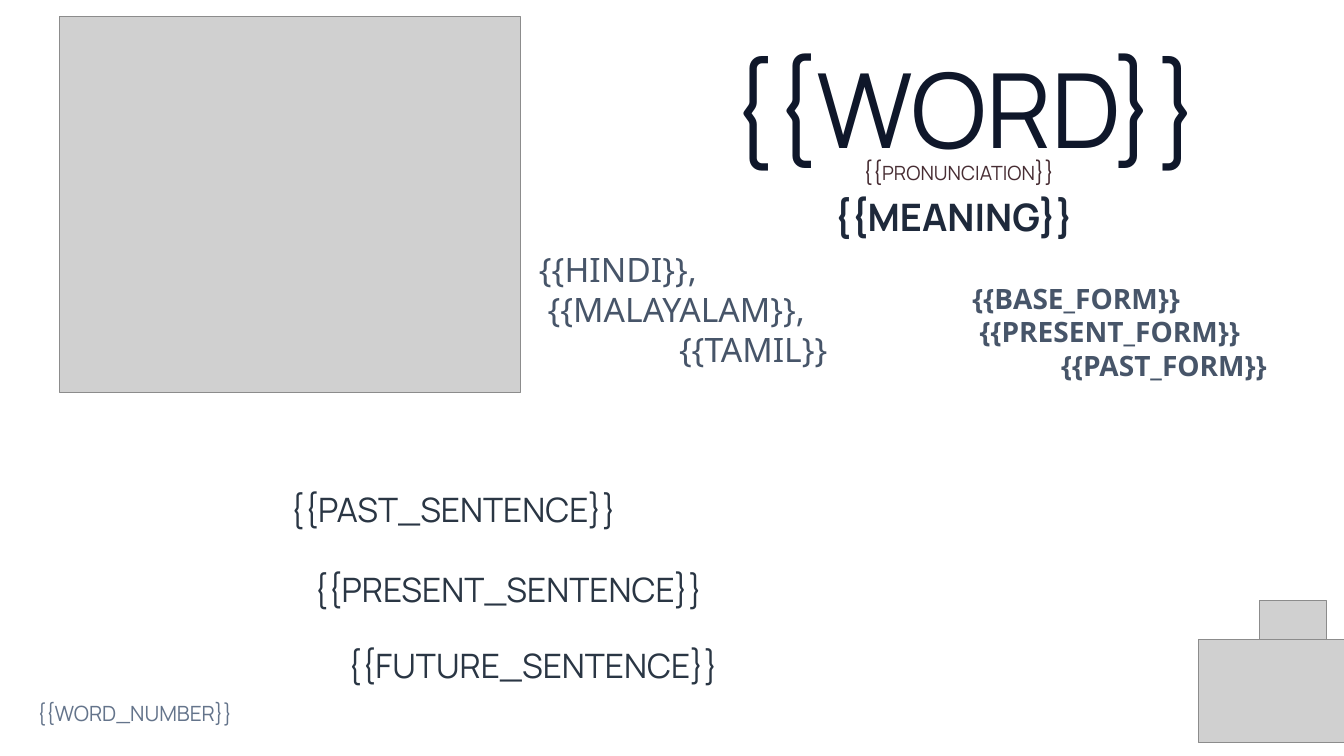
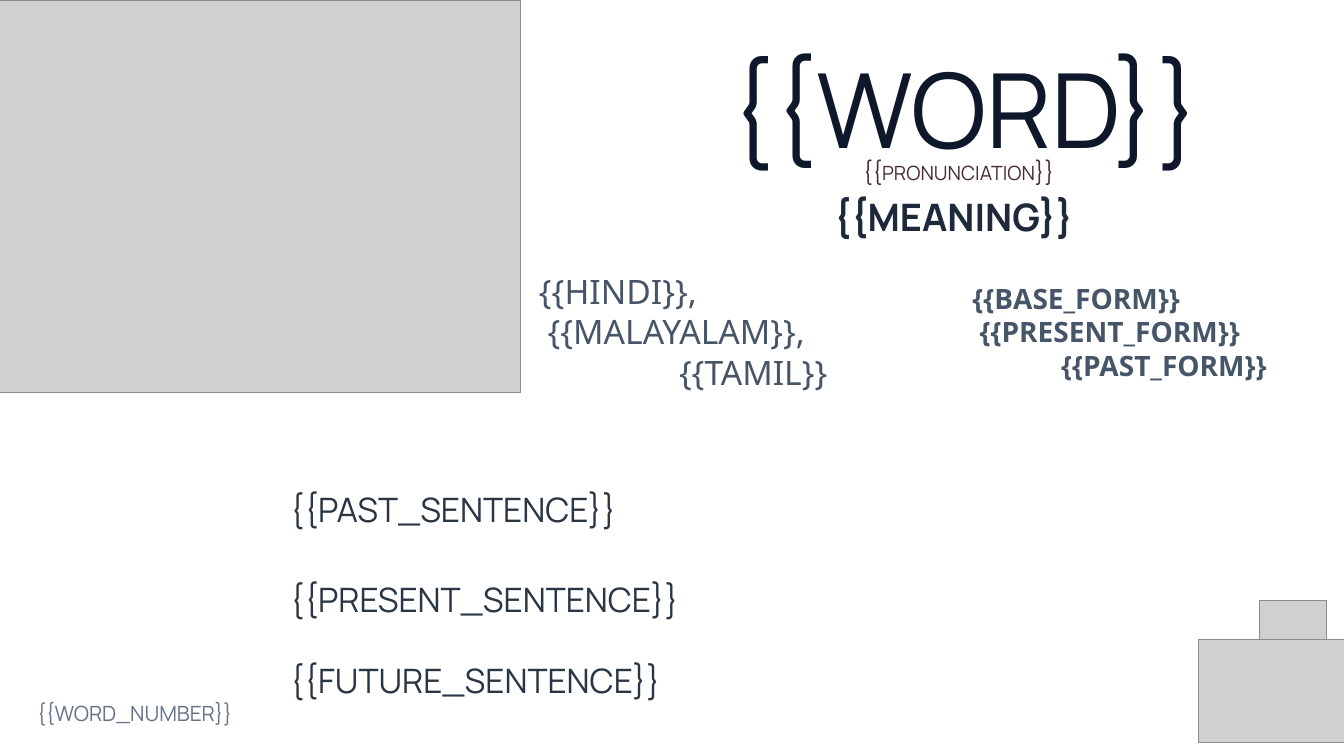
Before and after one commit to PrinceNR/AIVideoAutomation, a slide deck: slide 4 of templates/vocabulary_template_v3.pptx. Drawn at 1344x756 pixels with LibreOffice and Linux fonts; fonts in the diff are those of the drawing; grey boxes stand for pictures; background and template pictures are left out. Boxes give left, top, right and bottom in pixels: in the first picture for what was removed or moved away, otherwise in the second. Text is boxed around its words. In the diff, an @@ line names an element or a change of style, - is before the commit and + after.

```diff
--- a/templates/vocabulary_template_v3.pptx
+++ b/templates/vocabulary_template_v3.pptx
@@ picture: place and size @@
-picture at (59, 17, 520, 392)
+picture at (0, 1, 520, 392)
@@ text "{{HINDI}}, {{MALAYALAM}}, {{TAMIL}}": place and size @@
-text "{{HINDI}}, {{MALAYALAM}}, {{TAMIL}}" at (539, 258, 827, 368)
+text "{{HINDI}}, {{MALAYALAM}}, {{TAMIL}}" at (539, 280, 827, 391)
@@ text "{{PRESENT_SENTENCE}}": place and size @@
-text "{{PRESENT_SENTENCE}}" at (314, 571, 703, 610)
+text "{{PRESENT_SENTENCE}}" at (290, 581, 679, 620)
@@ text "{{FUTURE_SENTENCE}}": place and size @@
-text "{{FUTURE_SENTENCE}}" at (347, 647, 718, 686)
+text "{{FUTURE_SENTENCE}}" at (290, 662, 661, 701)
```
Also in this commit, not shown: 3 other slides changed, 21 other files.
